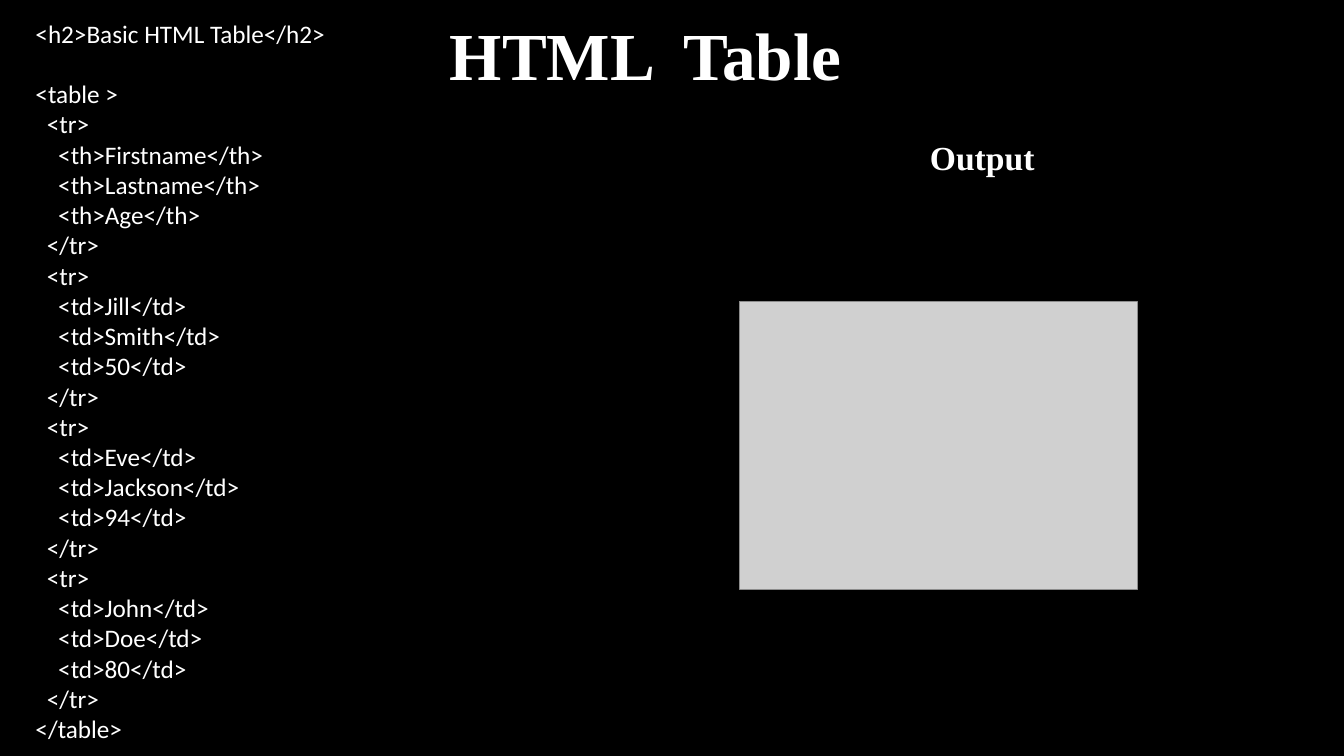
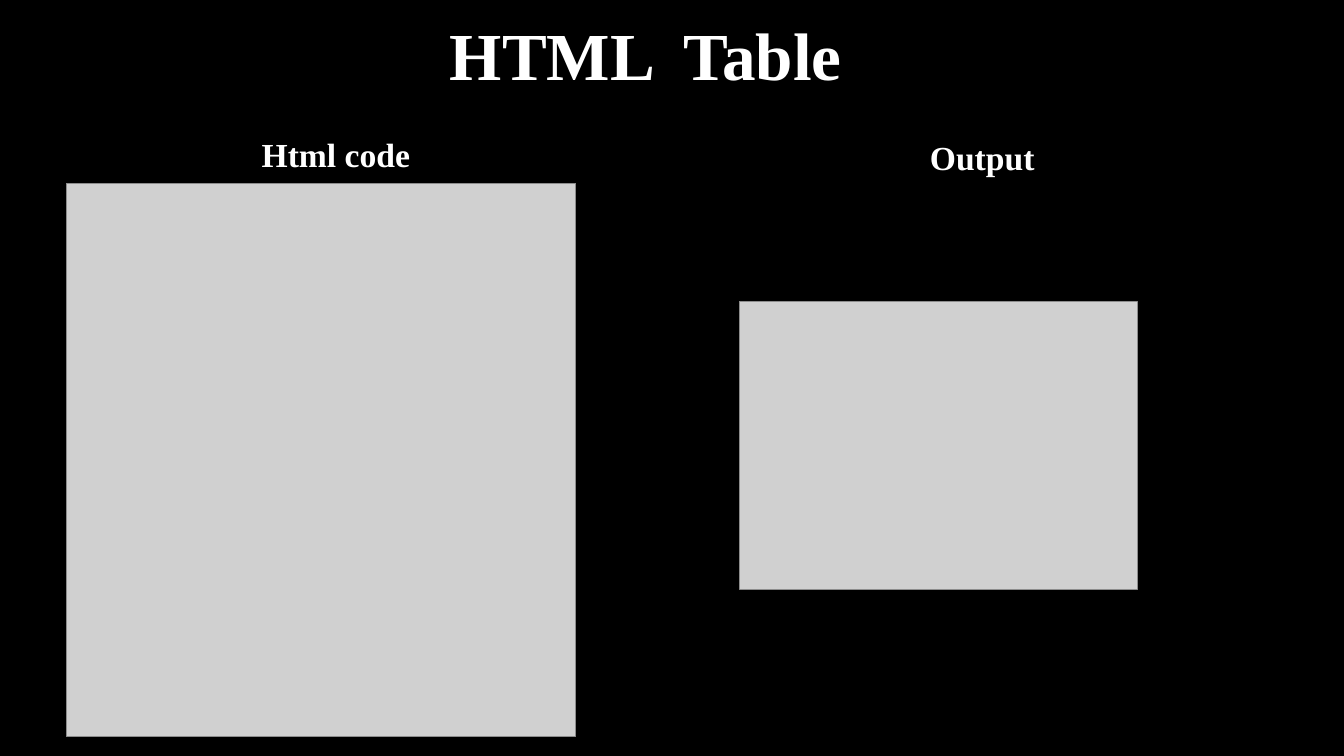
Before and after one commit to haiderIbrahem/ASPU_WEB, a slide deck: slide 36 of web.pptx (slide 39 before the commit). Drawn at 1344x756 pixels with LibreOffice and Linux fonts; fonts in the diff are those of the drawing; grey boxes stand for pictures. Boxes give left, top, right and bottom in pixels: in the first picture for what was removed or moved away, otherwise in the second. Text is boxed around its words. In the diff, an @@ line names an element or a change of style, - is before the commit and + after.

```diff
--- a/web.pptx
+++ b/web.pptx
@@ text removed at (35,25,325,739) @@
-<h2>Basic HTML Table</h2>
-<table >
-<tr>
-<th>Firstname</th>
-<th>Lastname</th>
-<th>Age</th>
-</tr>
-<tr>
-<td>Jill</td>
-<td>Smith</td>
-<td>50</td>
-</tr>
-<tr>
-<td>Eve</td>
-<td>Jackson</td>
-<td>94</td>
-</tr>
-<tr>
-<td>John</td>
-<td>Doe</td>
-<td>80</td>
-</tr>
-</table>
@@ text added at (262,143,410,168), 24 pt, text #FFFFFF, bold @@
+Html code
@@ picture added at (67,184,576,737) @@
```
Also in this commit, not shown: 24 other slides changed, 3 slides added, 3 slides removed.
